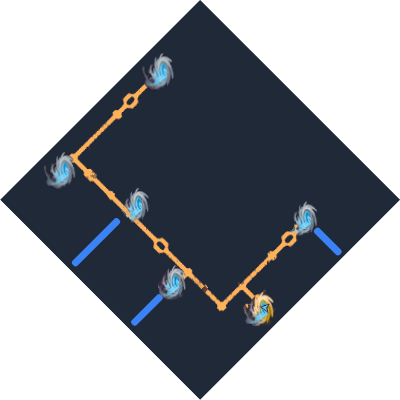
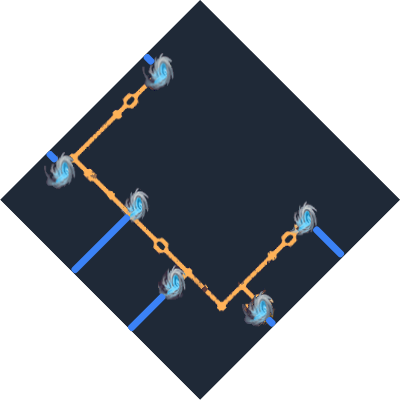
Layer changes from the first 400 × 400 image to the second:
added layer "portal" above "Shape 1" over [242, 291, 274, 326]